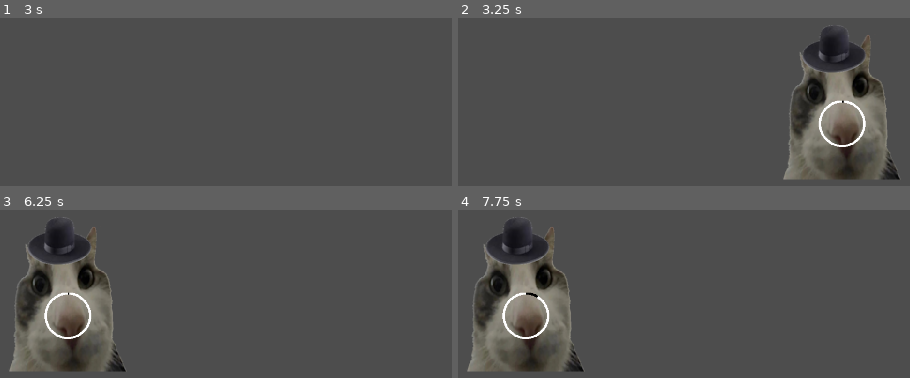
Above: before the commit, frames 1-4 (two rows, left to right).
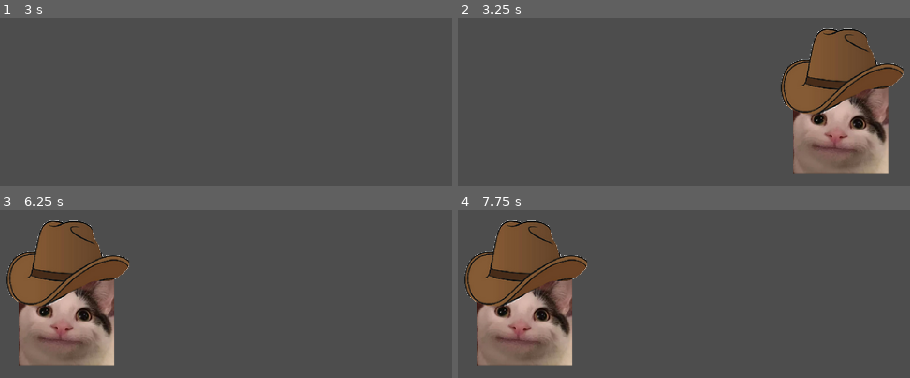
Above: after the commit, the same moments.

Repository: auspiciousArtifice/catastrophic-saloon
Game: Godot game, scene res://patrons.tscn
Same seed, same stepped clock (60 frames per second), same inputs: the game is played once before the commit and once after it. This scene is started directly instead of the project's main scene.
Inputs (mouse positions are in pixels of both pictures, inside the frame that each line leads up to):
- Up to frame 1 (3 s): tap Enter (ui_accept) at 0.5, 0.77, 1.25, 1.52, 2, 2.75 s; move the mouse to (outside the picture) at 0.52 s; hold Up (ui_up) 0.53-1.28 s; click (outside the picture) at 0.67 s; move the mouse to (outside the picture) at 1.27 s; hold Down (ui_down) 1.28-2.03 s; move the mouse to (outside the picture) at 2.02 s; hold Up (ui_up) from 2.03 s (still down); move the mouse to (171, 61) at 2.77 s; click (171, 61) at 2.92 s
- Up to frame 2 (3.25 s): keep holding Up (ui_up); tap Enter (ui_accept) at 3.02 s
- Up to frame 3 (6.25 s): tap Enter (ui_accept) at 3.5, 3.77, 4.25, 4.52, 6.02 s; move the mouse to (384, 292) at 3.52 s; release Up (ui_up) at 3.53 s; hold Down (ui_down) 3.53-5.78 s; click (384, 292) at 3.67 s; move the mouse to (outside the picture) at 4.27 s; move the mouse to (outside the picture) at 5.02 s; click (outside the picture) at 5.17 s; move the mouse to (outside the picture) at 5.77 s; hold Up (ui_up) from 5.78 s (still down)
- Up to frame 4 (7.75 s): keep holding Up (ui_up); move the mouse to (outside the picture) at 6.52 s; tap Enter (ui_accept) at 6.77, 7.52 s; move the mouse to (outside the picture) at 7.27 s; click (outside the picture) at 7.42 s

Frame 1 is identical in both runs. In frame 2, 17% of the frame differs, in the area x 71-99%, y 4-97%; in frame 3, 17%, in the area x 1-29%, y 4-97%; in frame 4, 17%.

Commit message:
Revert "progress bar + more patrons"
This reverts commit 4d00024a30358be860cf247b22dc83f49ba36136.

Diff:
--- a/bar.tscn
+++ b/bar.tscn
@@ -86,13 +86,14 @@
 [node name="Bar" type="Node2D"]
 script = ExtResource("1_gdwpw")
 
-[node name="Shaker" type="RigidBody2D" parent="."]
+[node name="Shaker" type="RigidBody2D" parent="." node_paths=PackedStringArray("bottom_ray_cast")]
 position = Vector2(960, 540)
 input_pickable = true
 gravity_scale = 2.0
 continuous_cd = 2
 linear_damp = 0.3
 script = ExtResource("1_wbpji")
+bottom_ray_cast = NodePath("ShakerRayCast")
 
 [node name="ShakerCollisionShape" type="CollisionShape2D" parent="Shaker"]
 scale = Vector2(5, 5)
@@ -188,5 +189,9 @@
 script = ExtResource("7_d246b")
 
 [connection signal="input_event" from="Shaker" to="Shaker" method="_on_input_event"]
+[connection signal="perfect_landing" from="Shaker" to="ScoreCounter" method="_on_shaker_perfect_landing"]
+[connection signal="shaker_hit" from="Shaker" to="ScoreCounter" method="_on_shaker_hit"]
+[connection signal="shaker_landed" from="Shaker" to="ScoreCounter" method="_on_shaker_shaker_landed"]
+[connection signal="shaker_spin" from="Shaker" to="ScoreCounter" method="_on_shaker_shaker_spin"]
 [connection signal="accum_updated" from="ScoreCounter" to="CanvasLayer/AccumScore" method="_on_score_counter_accum_updated"]
 [connection signal="player_score_updated" from="ScoreCounter" to="CanvasLayer/Score" method="_on_score_counter_player_score_updated"]
--- a/patron.tscn
+++ b/patron.tscn
@@ -1,7 +1,6 @@
-[gd_scene load_steps=4 format=3 uid="uid://s0iixambxxyb"]
+[gd_scene load_steps=3 format=3 uid="uid://s0iixambxxyb"]
 
 [ext_resource type="Script" path="res://scripts/patron.gd" id="1_n472o"]
-[ext_resource type="Texture2D" uid="uid://dr6dd2jy5wns5" path="res://assets/circle_bar.png" id="2_1ah1t"]
 
 [sub_resource type="RectangleShape2D" id="RectangleShape2D_xd018"]
 
@@ -18,21 +17,4 @@
 [node name="Sprite2D" type="Sprite2D" parent="Area2D"]
 scale = Vector2(2.25, 2.25)
 
-[node name="TextureProgressBar" type="TextureProgressBar" parent="Area2D/Sprite2D"]
-z_index = 1
-offset_left = -25.0
-offset_right = 75.0
-offset_bottom = 100.0
-scale = Vector2(0.5, 0.5)
-value = 25.0
-fill_mode = 4
-texture_under = ExtResource("2_1ah1t")
-texture_progress = ExtResource("2_1ah1t")
-tint_progress = Color(0, 0, 0, 1)
-
-[node name="Timer" type="Timer" parent="Area2D"]
-wait_time = 20.0
-autostart = true
-
 [connection signal="input_event" from="Area2D" to="." method="_on_area_2d_input_event"]
-[connection signal="timeout" from="Area2D/Timer" to="." method="_on_timer_timeout"]
--- a/scripts/patron.gd
+++ b/scripts/patron.gd
@@ -1,40 +1,28 @@
 extends Node2D
 
 signal despawn(n)
-signal unsatisfied
 var id
 var drink
 
 var p_img1 = preload("res://assets/image.png")
 var p_img2 = preload("res://assets/crying_patron.png")
-var p_img3 = preload("res://assets/curious_patron.png")
-var p_img4 = preload("res://assets/huh_patron.png")
 
 # Called when the node enters the scene tree for the first time.
 func _ready():
 	id = -1
-	var tex_sel = randi_range(0,3)
+	var tex_sel = randi_range(0,1)
 	if(tex_sel == 0):
 		$Area2D/Sprite2D.texture = p_img1
-	elif(tex_sel == 1):
+	else:
 		$Area2D/Sprite2D.texture = p_img2
-	elif(tex_sel == 2):
-		$Area2D/Sprite2D.texture = p_img3
-	else:
-		$Area2D/Sprite2D.texture = p_img4
 
 
 # Called every frame. 'delta' is the elapsed time since the previous frame.
 func _process(delta):
-	$Area2D/Sprite2D/TextureProgressBar.value = 100 - $Area2D/Timer.get_time_left() * 5
+	pass
 
 
 func _on_area_2d_input_event(viewport, event, shape_idx):
 	if event is InputEventMouseButton and event.pressed and event.button_index == MOUSE_BUTTON_LEFT:
 		print(drink)
 		despawn.emit(id)
-
-
-func _on_timer_timeout():
-	unsatisfied.emit()
-	despawn.emit(id)
--- a/scripts/patrons.gd
+++ b/scripts/patrons.gd
@@ -5,7 +5,6 @@
 var patron_list
 var id_gen
 var x_locations
-var life
 
 var json = JSON.new()
 var json_string = FileAccess.open("res://data/drinks.json", FileAccess.READ).get_as_text()
@@ -20,7 +19,6 @@
 	for i in 5:
 		x_locations.push_back(80+150 + i*380)
 	id_gen = 0
-	life = 3
 
 
 # Called every frame. 'delta' is the elapsed time since the previous frame.
@@ -38,23 +36,18 @@
 	id_gen = id_gen + 1
 	p.drink = drink_data[randi() % drink_data.size()]
 	p.despawn.connect(_remove_patron)
-	p.unsatisfied.connect(_decrement_life)
 	patron_list.push_back(p)
 	$Timer.wait_time = randi_range(3,5)
-	if patron_list.size() > 2:
+	if(patron_list.size() > 2):
 		$Timer.stop()
 
 
 func _remove_patron(n):
 	for p in patron_list:
 		if p.id == n:
+			# print("Removed patron with id: " + str(p.id))
 			patron_list.erase(p)
 			x_locations.push_back(p.global_position.x)
 			p.queue_free()
-	if $Timer.is_stopped():
+	if($Timer.is_stopped()):
 		$Timer.start()
-
-func _decrement_life():
-	life = life - 1
-	if life < 1:
-		print("game over")
Not shown, removed: assets/bottom_shaker.png.import
Binary file removed: assets/circle_bar.png
Not shown, removed: assets/circle_bar.png.import
Binary file changed: assets/curious_patron.png
Not shown, removed: assets/curious_patron.png.import
Not shown, removed: assets/full_shaker.png.import
Binary file changed: assets/huh_patron.png
Not shown, removed: assets/huh_patron.png.import
Not shown, removed: assets/top_shaker.png.import
Not shown: 1 places in bar.tscn that only renumber resources
Not shown: 1 places in patrons.tscn that only renumber resources
